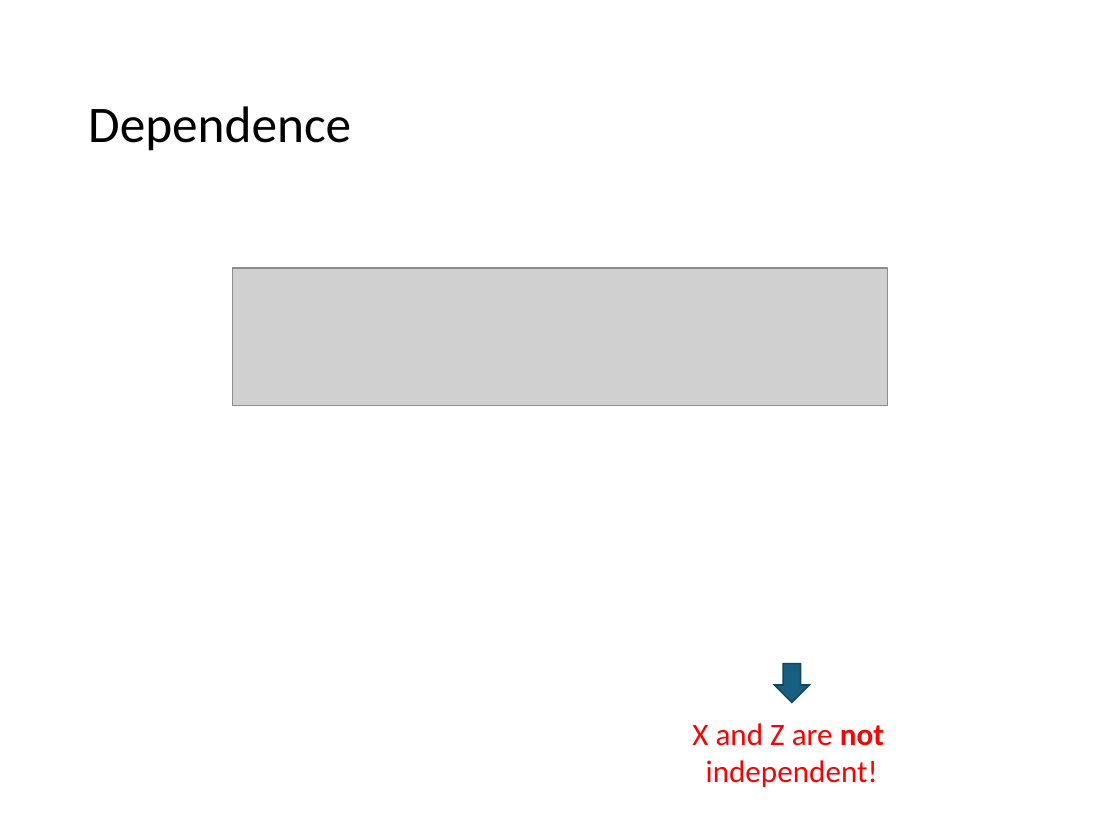
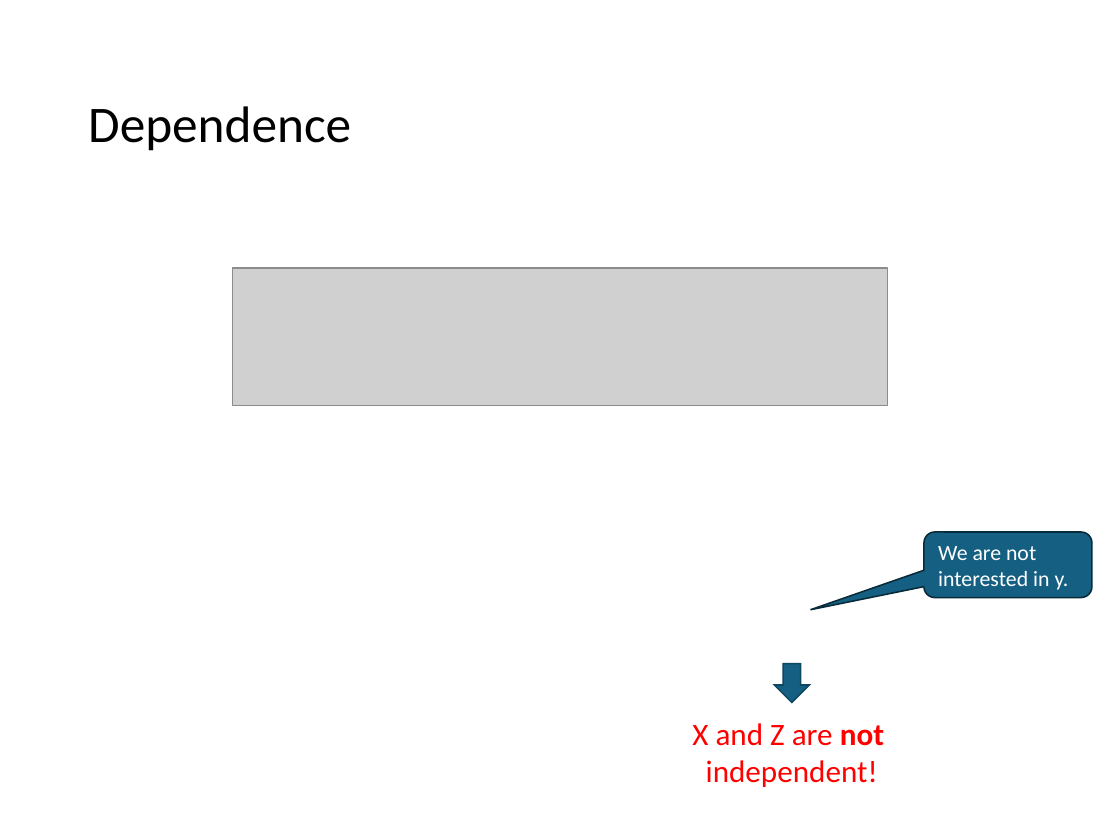
Before and after one commit to mhahsler/CS7320-AI, a slide deck: slide 14 of slides/13_bayes_nets.pptx. Drawn at 1120x840 pixels with LibreOffice and Linux fonts; fonts in the diff are those of the drawing; grey boxes stand for pictures. Boxes give left, top, right and bottom in pixels: in the first picture for what was removed or moved away, otherwise in the second. Text is boxed around its words. In the diff, an @@ line names an element or a change of style, - is before the commit and + after.

```diff
--- a/slides/13_bayes_nets.pptx
+++ b/slides/13_bayes_nets.pptx
@@ rounded speech box added at (924,532,1092,598), fill #156082, outline #092A39 1 pt, 14 pt, text #FFFFFF @@
+We are not interested in y.
```
Also in this commit, not shown: 27 other slides changed, 3 other files.
